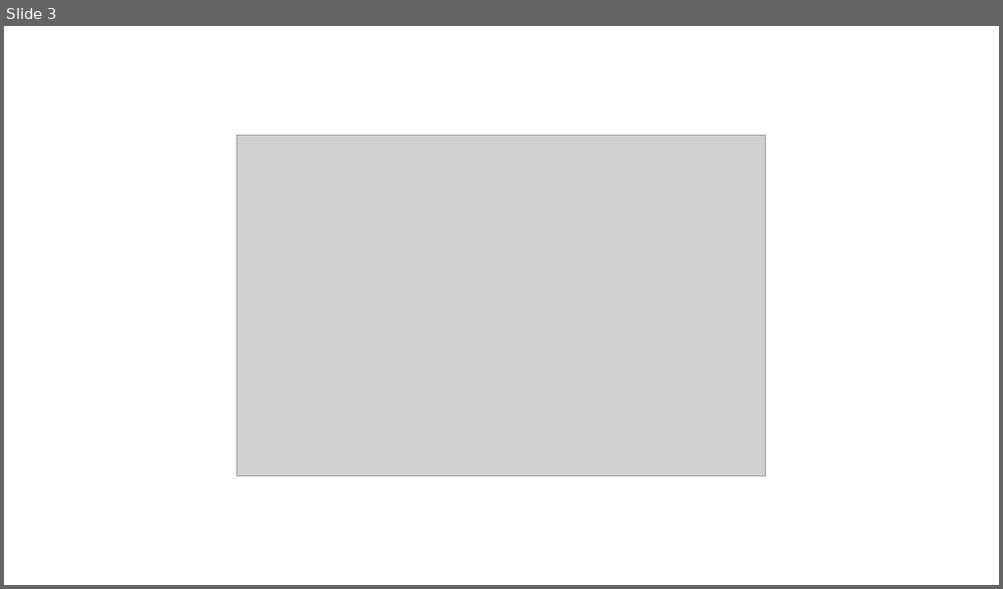
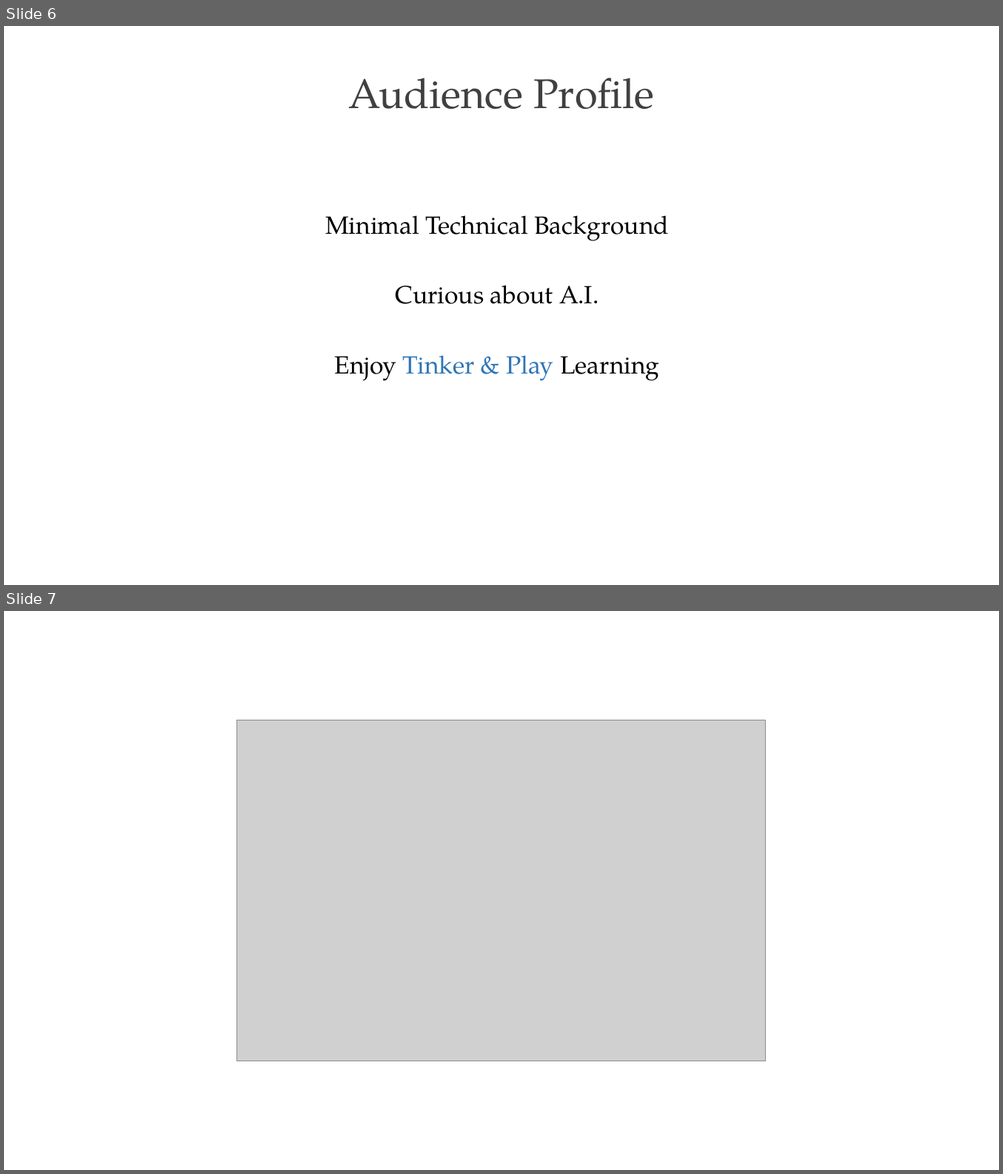
Before and after one commit to PracticumAI-Test/practicum, a slide deck: ai_workshop_presentation.pptx. Shown one above the other, each under a label of ours: slide 3 before the commit, slides 6 and 7 after it. The pictures are 1003x589 and 1003x1174 pixels, drawn with LibreOffice and Linux fonts; fonts in the diff are those of the drawing; grey boxes stand for pictures. Boxes give left, top, right and bottom in pixels: in the first picture for what was removed or moved away, otherwise in the second. Text is boxed around its words. In the diff, an @@ line names an element or a change of style, - is before the commit and + after.

```diff
--- a/ai_workshop_presentation.pptx
+++ b/ai_workshop_presentation.pptx
@@ slide 6 added at (4, 26, 999, 585), background #FFFFFF @@
@@ title added at (348, 78, 654, 109), 40 pt, text #404040 @@
+Audience Profile
@@ text added at (325, 215, 669, 381), 24 pt, text #000000 @@
+Minimal Technical Background
+Curious about A.I.
+Enjoy Tinker & Play Learning
@@ what was slide 3 is now slide 7 @@
```
Also in this commit, not shown: 2 slides changed, 11 other slides added, 7 slides removed.
